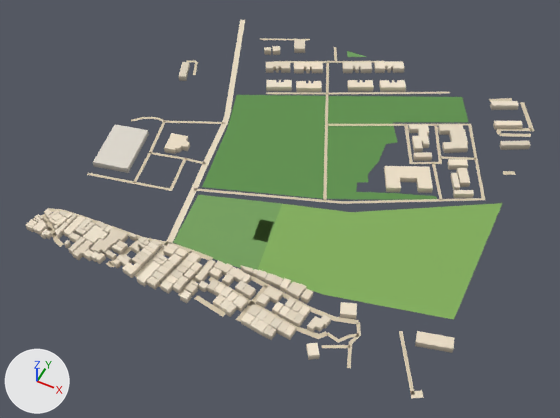
Renders of the glTF model public/assets/bengaluru-region-v1/tiles/t14_1-l0.glb from each side of a commit.
Both versions are drawn from a camera (50 mm lens) standing at (7543.0, 94.0, 718.0) and looking at (7242.0, 696.0, -34.0). Lighting does not change. The marker at lower left points along +X, +Y and +Z. The first picture is the older version. Vertices at exactly the same position are counted once.

Names of what the first picture shows: 'building', 'ground'.
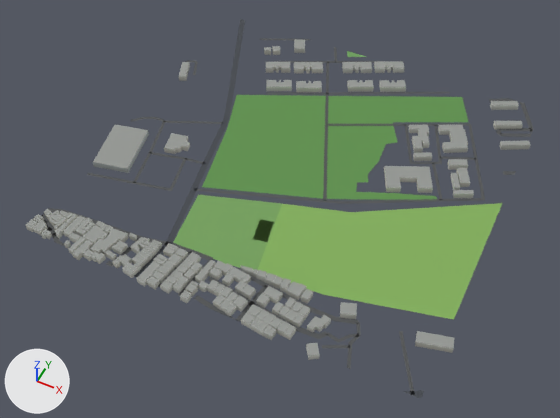
Where the change shows, as pixel boxes (x1, y1, x2, y2) in the pictures (560 x 418 px):
'ground', reshaped: before (41, 20, 534, 398); after (41, 19, 534, 398)
part 1 of me_building, recoloured: (26, 39, 530, 359) in both
part 2 of me_ground, reshaped: before (41, 20, 534, 398); after (41, 19, 534, 398)
part 3 of me_ground, recoloured: (47, 20, 530, 392) in both

Diff of the bpy script that builds the scene:
```diff
--- a/public/assets/bengaluru-region-v1/tiles/t14_1-l0.glb.py
+++ b/public/assets/bengaluru-region-v1/tiles/t14_1-l0.glb.py
@@ me_building @@
 # used by ob_building; location = (7000.0, 500.0, 0.0)
-me_building.from_pydata(...)  # 1582 vertices, 2061 faces; spans x -10.0..512.0, y -9.0..505.0, z 0.0..8.0
+me_building.from_pydata(...)  # 1582 vertices, 2540 faces; spans x -10.0..512.0, y -9.0..505.0, z 0.0..8.0
+# me_building part 1: 2061 kept faces spanning x -10.0..512.0, y -9.0..505.0, z 0.0..8.0 get new vertex colours
+# edits to the shape of me_building do not show in these pictures
 me_building.materials.append(mat_building)
@@ me_ground @@
 # used by ob_ground; location = (7000.0, 500.0, 0.0)
-me_ground.from_pydata(...)  # 685 vertices, 753 faces; spans x -1.0..503.0, y -3.0..503.0, z 1.0
+me_ground.from_pydata(...)  # 719 vertices, 779 faces; spans x 0.0..500.0, y 0.0..500.0, z 1.0
+# me_ground part 2
+# 29 vertices are removed from x -1.0..503.0, y -3.0..503.0, z 1.0
+# 48 faces are deleted
+# 4 vertices in x 21.0..78.0, y 364.0..498.0, z 1.0 move by (-1.0, 2.0, 0.0)
+# 3 vertices in x 92.0..419.0, y -1.0..383.0, z 1.0 move by (0.0, 1.0, 0.0)
+# 3 vertices in x 1.0..501.0, y 24.0..367.0, z 1.0 move by (-1.0, 0.0, 0.0)
+# 24 vertices move from x -1.0..499.0, y -3.0..502.0, z 1.0 to x 0.0..500.0, y 0.0..500.0, z 1.0
+# 63 vertices are added at x 0.0..500.0, y 0.0..500.0, z 1.0
+# 74 new faces join them
+# me_ground part 3: 287 kept faces spanning x 0.0..500.0, y 0.0..500.0, z 1.0 get new vertex colours; the middle colour goes from beige #d7c9ae to dark grey #535556
 me_ground.materials.append(mat_ground)
```
